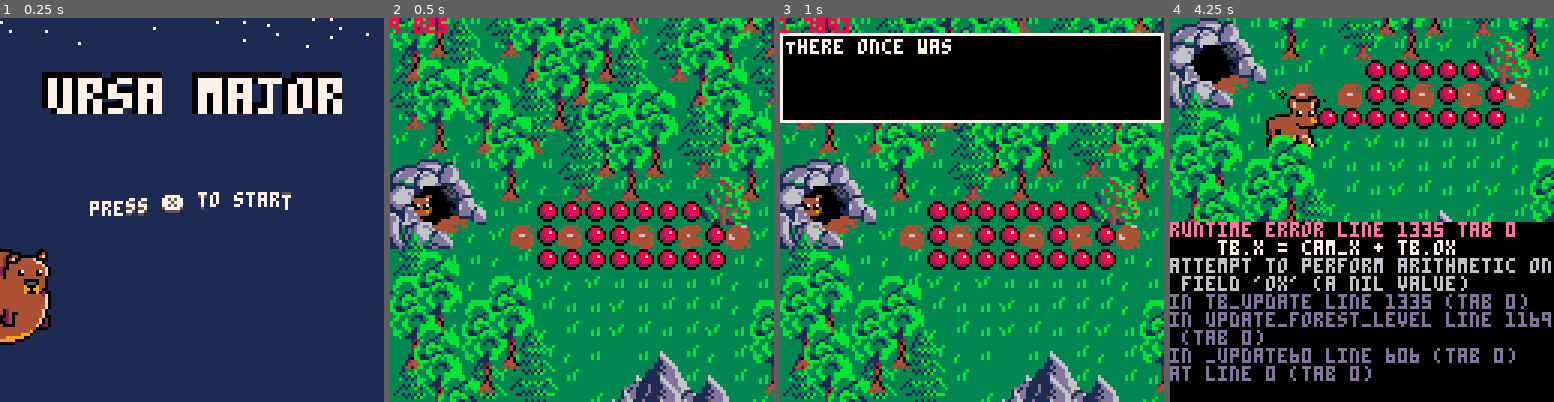
Above: before the commit, frames 1-4 (left to right).
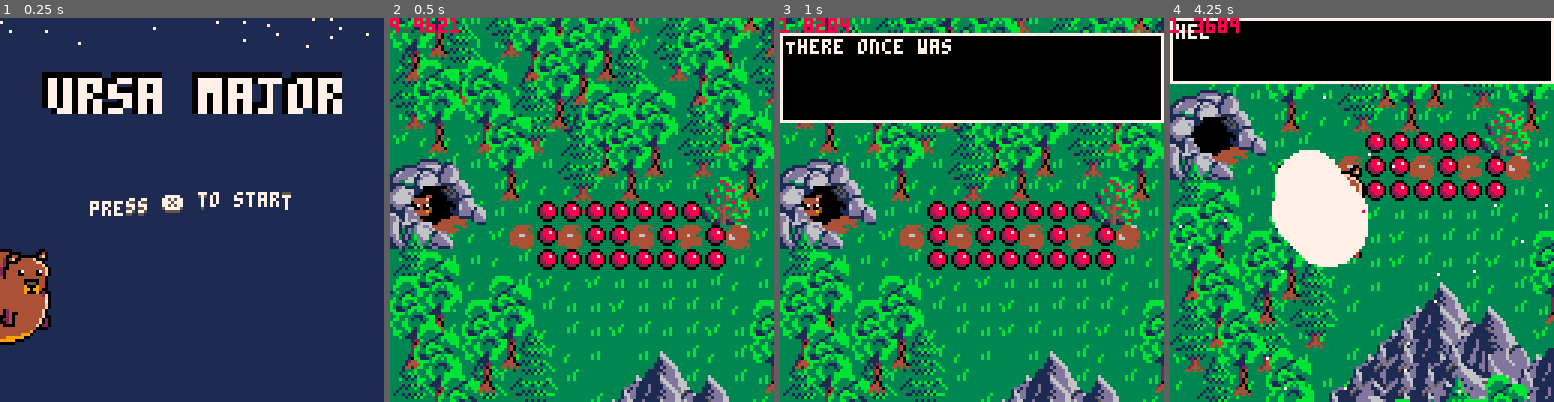
Above: after the commit, the same moments.

Repository: ekaktusz/harvest
Game: PICO-8 cartridge harvest.p8
Same seed, same stepped clock (60 frames per second), same inputs: the game is played once before the commit and once after it.
Inputs:
- Up to frame 1 (0.25 s): no input
- Up to frame 2 (0.5 s): tap X (X key) at 0.33 s
- Up to frame 3 (1 s): tap O (Z key) at 0.7 s
- Up to frame 4 (4.25 s): tap X (X key) at 1.07, 1.85, 2.97, 4.08 s; hold Right 1.6-2.1 s; tap O (Z key) every 0.4 s from 1.7 to 4.1 s; hold Up 2.15-2.42 s; hold Right 2.47-3.03 s; hold Left 3.08-3.58 s; hold Down 3.63-3.97 s; hold Right from 4.02 s (still down)

Frame 1 is identical in both runs. In frame 2, 0.1% of the frame differs, in the area x 6-18%, y 0-4%; in frame 3, 0.1%; in frame 4, 84%, in the area x 0-100%, y 0-100%.
Error before the commit: runtime error line 1335 tab 0; tb.x = cam_x + tb.ox; attempt to perform arithmetic on field 'ox' (a nil value)

Commit message:
full fish support

Diff:
--- a/harvest.p8
+++ b/harvest.p8
@@ -24,6 +24,7 @@
 #include include/constellation.lua
 #include include/hitbox.lua
 #include include/helps.lua
+#include include/fish.lua
 __gfx__
 ee00eeeeeeee00eeeeeeeeeeeeeeeeeeeeeee444444eeeeeeeeee444444eeeeeeeeee444444eeeeeeeeeeeeeeeeeeeeeeeeeeeeeeeeeeeeeeeeeeeeeeeeeeeee
 e0440e0000e0440eee00eeeeeeee00ee707e44fffff44eeeeeee44fffff44eeeeeee44fffff44eeeeeeeeeeeeeeeeeeeeeeeeeeeeeeeeeeeeeeeeeeeeeeeeeee
--- a/include/bear.lua
+++ b/include/bear.lua
@@ -136,6 +136,7 @@
         end
         if btnp(4) then
             bear_collide_with_objs(foods, bear_collide_with_food)
+            bear_collide_with_objs(fishes, bear_collide_with_fish)
         end
     else
         if btn(⬅️) then
--- /dev/null
+++ b/include/fish.lua
@@ -0,0 +1,47 @@
+function init_fishes()
+    fishes = {}
+    local piros_fish = get_all_coords_for_spriten(12,2,2)
+    local szurke_fish = get_all_coords_for_spriten(10,2,2)
+    add(fishes,piros_fish[1])
+    add(fishes,szurke_fish[1])
+    add(fishes,piros_fish[2])
+    splashes = get_all_coords_for_spriten(236,2,2)
+    splash_anim = init_animation(236, 14, 70)
+    fish_anim1 = init_animation(10, 14, 70)
+    fish_anim2 = init_animation(12, 14, 70)
+end
+
+function draw_fishes()
+    for f in all(fishes) do
+        if (f.sprite == 10) then
+            spr(fish_anim1.current_frame,f.x,f.y,2,2)
+        end
+        if (f.sprite == 12) then
+            spr(fish_anim2.current_frame,f.x,f.y,2,2)
+        end
+    end
+    for s in all(splashes) do
+        spr(splash_anim.current_frame,s.x,s.y,2,2)
+    end
+end
+
+function bear_collide_with_fish(fish)
+    --food_copy = {x=food.x, y=food.y, w=food.w, h=food.h, sprite=food.sprite}
+    if fish_anim1.current_frame == 14 then
+        return
+    end
+    bear.num_eaten += 1
+    for i=1,#fishes,1 do
+        if fishes[i] == fish then
+            del(fishes, fishes[i])
+            del(splashes, splashes[i])
+            return
+        end
+    end
+end
+
+function update_fishes()
+    update_animation(splash_anim)
+    update_animation(fish_anim1)
+    update_animation(fish_anim2)
+end
--- a/include/forest_level.lua
+++ b/include/forest_level.lua
@@ -9,6 +9,7 @@
     init_sparks()
     init_mountains()
     init_stones()
+    init_fishes()
     init_water()
     init_hitboxes()
     snowing = false
@@ -32,6 +33,7 @@
     update_parts(bear_parts)
     update_animation(water_anim)
     update_foods()
+    update_fishes()
     tb_update(tb_1)
     --r,c=flr(bear.y/8),flr(bear.x/8)
 
@@ -74,6 +76,7 @@
     draw_mountains()
     draw_front_trees()
     draw_stones()
+    draw_fishes()
 
     if(bear.level >= 1) then
         --draw_parts(snow_parts)
--- a/include/textbox.lua
+++ b/include/textbox.lua
@@ -8,8 +8,8 @@
         char=0, -- current character to be drawn on the text box.
         x=0, -- x coordinate
         y=0, -- y coordginate (106 default)
-        ox =_ox,
-        oy =_oy,
+        ox =_ox or 0,
+        oy =_oy or 0,
         w=_w or 127, -- text box width
         h=_h or 21, -- text box height
         col1=0, -- background color
@@ -50,7 +50,7 @@
     cam_y = mid(0,cam_y,128)
 
     tb.x = cam_x + tb.ox -- x coordinate
-    tb.y = cam_y +tb.oy-- y coordginate (106 default)
+    tb.y = cam_y + tb.oy-- y coordginate (106 default)
 end
 
 function tb_draw(tb) -- this function draws the text box.
--- a/include/water.lua
+++ b/include/water.lua
@@ -1,6 +1,9 @@
 function init_water()
     water = get_all_coords_for_spriten(204,2,2)
     water_anim = init_animation(204,206, 30)
+    for s in all(splashes) do
+        add(water,{x=s.x, y=s.y, w=s.w, h=s.h, sprite=204})
+    end
 end
 
 function draw_water()
